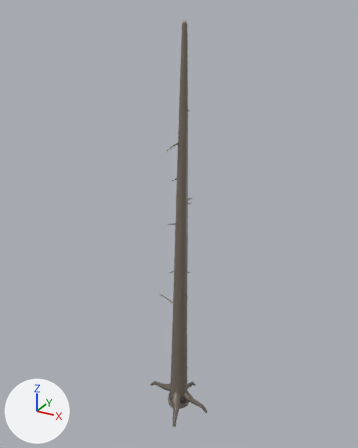
Before and after pictures for a commit that changed the glTF model assets/models/forest/snag_tall.glb.
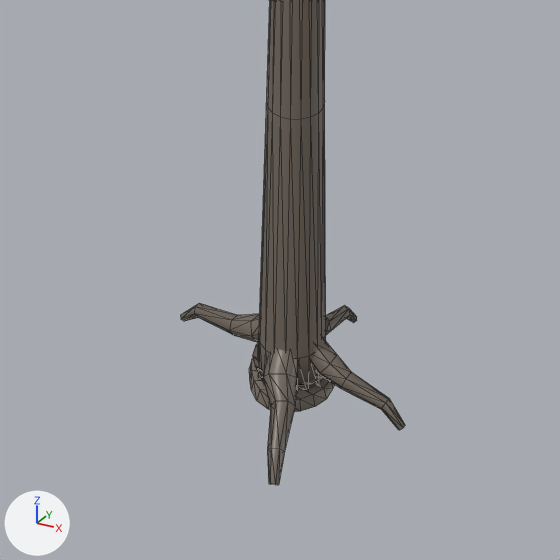
There are two pictures of each version: one whole from a 50 mm camera at (10.29, -18.67, 19.6) aimed at (-0.15, 0.31, 10.11), one close up on the part from 29% to 69% of the width and 68% to 100% of the height. The axes (+X, +Y, +Z) are drawn at lower left. The lights are the same throughout. The first two pictures are the older version. The close-ups show mesh edges as thin lines. Vertices at exactly the same position are counted once.

The first close-up shows 'snag_tall'.
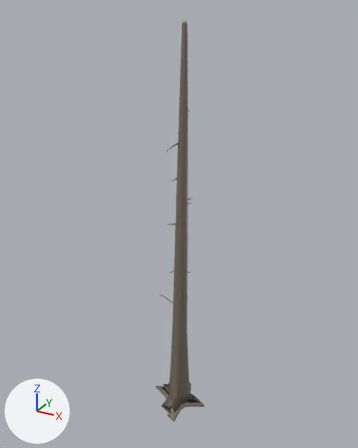
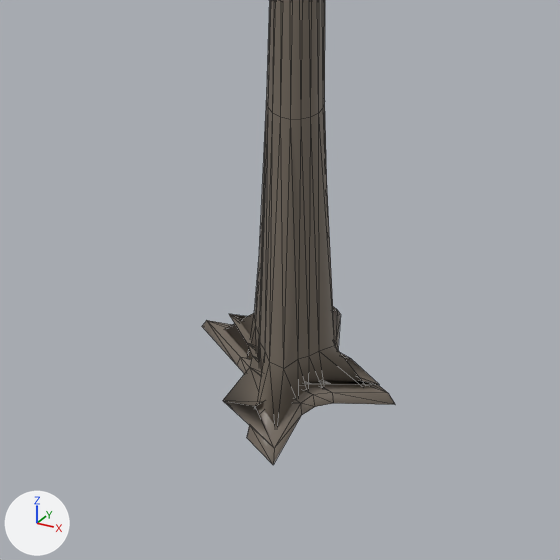
Pixel boxes (x1, y1, x2, y2) of what changed, in the close-ups (560 x 560 px; the box of a moved part takes in the faces that stretch with it):
'snag_tall', reshaped
    before: (180, 0, 405, 485)
    after: (202, 0, 395, 464)
part 1 of me_snag_tall, deleted
    before: (180, 303, 259, 343)
part 2 of me_snag_tall, deleted
    before: (263, 349, 299, 485)
part 3 of me_snag_tall, deleted
    before: (311, 337, 405, 430)
part 4 of me_snag_tall, deleted
    before: (326, 306, 357, 335)
part 5 of me_snag_tall, moved or reshaped
    before: (249, 109, 334, 412)
    after: (202, 109, 395, 464)

What the commit changed:
me_snag_tall is used by ob_snag_tall; location (0.0, 0.0, 0.0).
me_snag_tall had 621 vertices, 1014 faces and spanned x -2.1..1.8, y -1.8..1.6, z -0.5..19.1.
me_snag_tall now has 501 vertices, 822 faces and spans x -1.7..1.5, y -1.5..1.5, z -0.4..19.1.
me_snag_tall part 1: the loose piece of 30 vertices spanning x -2.1..-0.2, y -0.1..0.4, z -0.5..0.5 is deleted.
me_snag_tall part 2: the loose piece of 30 vertices spanning x -0.1..0.7, y -1.8..-0.2, z -0.5..0.6 is deleted.
me_snag_tall part 3: the loose piece of 30 vertices spanning x 0.2..1.8, y -0.2..0.2, z -0.5..0.5 is deleted.
me_snag_tall part 4: the loose piece of 30 vertices spanning x -0.1..0.3, y 0.2..1.6, z -0.5..0.5 is deleted.
Part 5, on me_snag_tall:
11 faces are deleted.
5 vertices in x 0.3..0.6, y -0.5..-0.1, z -0.4..-0.2 move by (0.1, 0.0, 0.0).
4 vertices in x -0.6..-0.5, y -0.1..0.1, z -0.4..0.4 move by (-0.2, 0.0, 0.0).
3 vertices in x -0.2..0.2, y 0.5, z -0.3..0.4 move by (0.0, 0.2, 0.0).
42 vertices move from x -0.6..0.6, y -0.7..0.6, z -0.4..0.4 to x -1.7..1.5, y -1.5..1.5, z -0.4..0.4.
11 new faces join them, mat_tree_bark.
